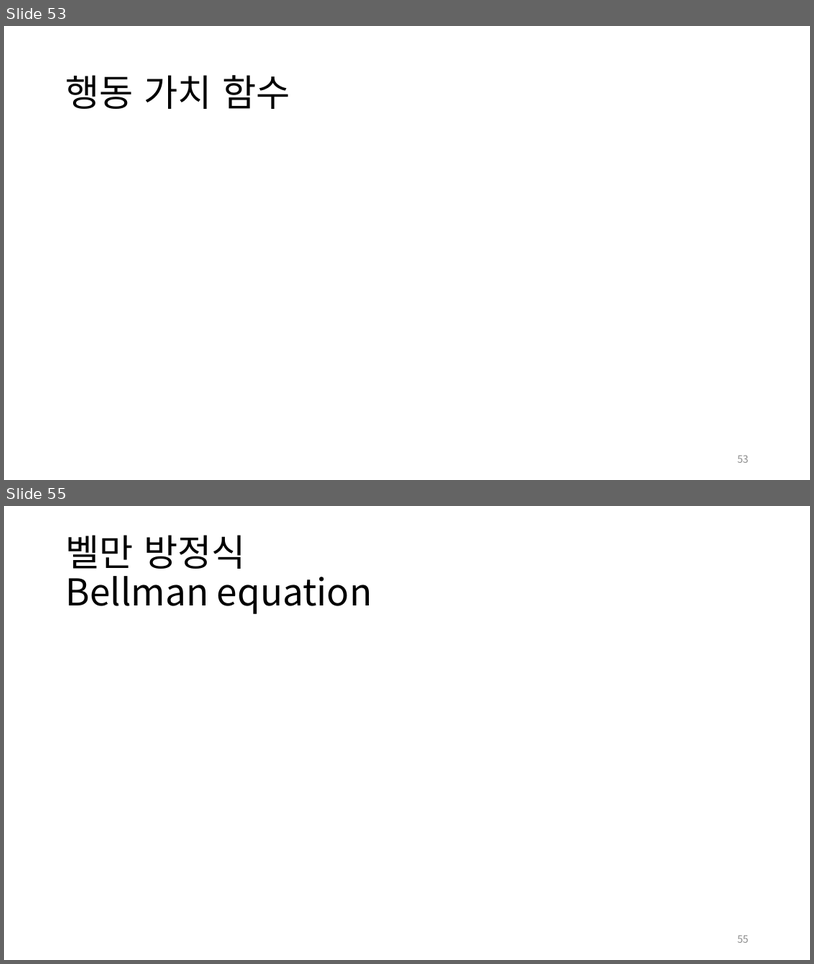
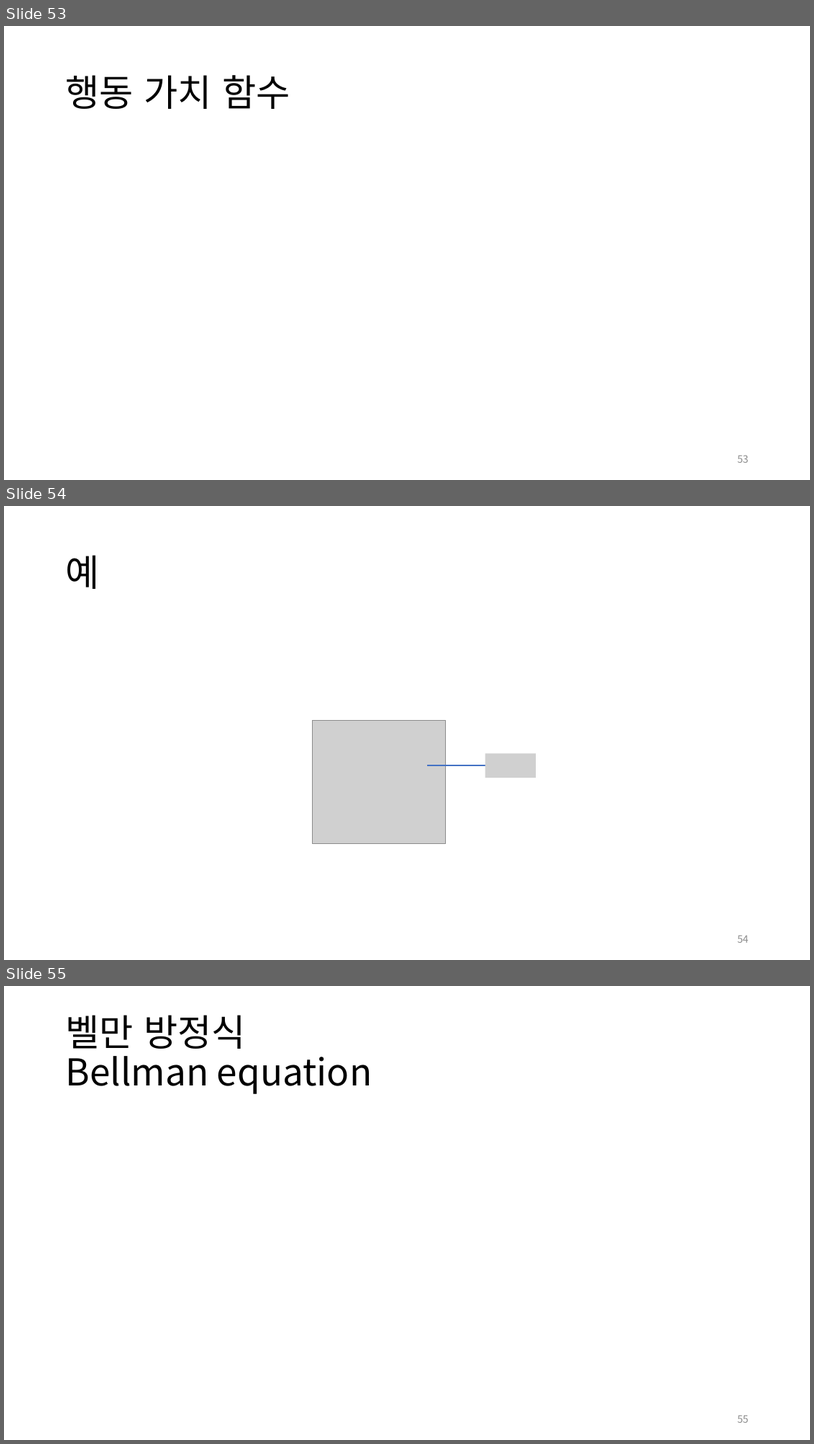
Before and after one commit to ggorr/MachineLearning, a slide deck: 인공 지능과 데이터 사이언스.pptx. Shown one above the other, each under a label of ours: slides 53 and 55 before the commit, slides 53, 54 and 55 after it; the slides between them are not shown. The pictures are 814x964 and 814x1444 pixels, drawn with LibreOffice and Linux fonts; fonts in the diff are those of the drawing; grey boxes stand for pictures. Boxes give left, top, right and bottom in pixels: in the first picture for what was removed or moved away, otherwise in the second. Text is boxed around its words. In the diff, an @@ line names an element or a change of style, - is before the commit and + after.

```diff
--- a/인공 지능과 데이터 사이언스.pptx
+++ b/인공 지능과 데이터 사이언스.pptx
@@ slide 54 added at bbox=[4, 506, 810, 960], background #FFFFFF @@
@@ title added at bbox=[65, 555, 99, 589], 44 pt, text #000000 @@
+예
@@ picture added at bbox=[313, 720, 446, 844] @@
@@ picture added at bbox=[486, 754, 536, 777] @@
@@ picture added at bbox=[411, 765, 442, 800] @@
@@ line added from (488, 765) to (427, 765), #4472C4 1.5 pt @@
@@ page number added at bbox=[738, 935, 749, 942], 12 pt, text #8C8C8C @@
+54
```
Also in this commit, not shown: 7 slides changed, 1 slide removed.
